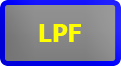
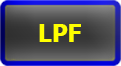
Revision of a layered 121×66 image; what changed, layer by layer:
painted on "Layer 1" over [0, 0, 121, 66]